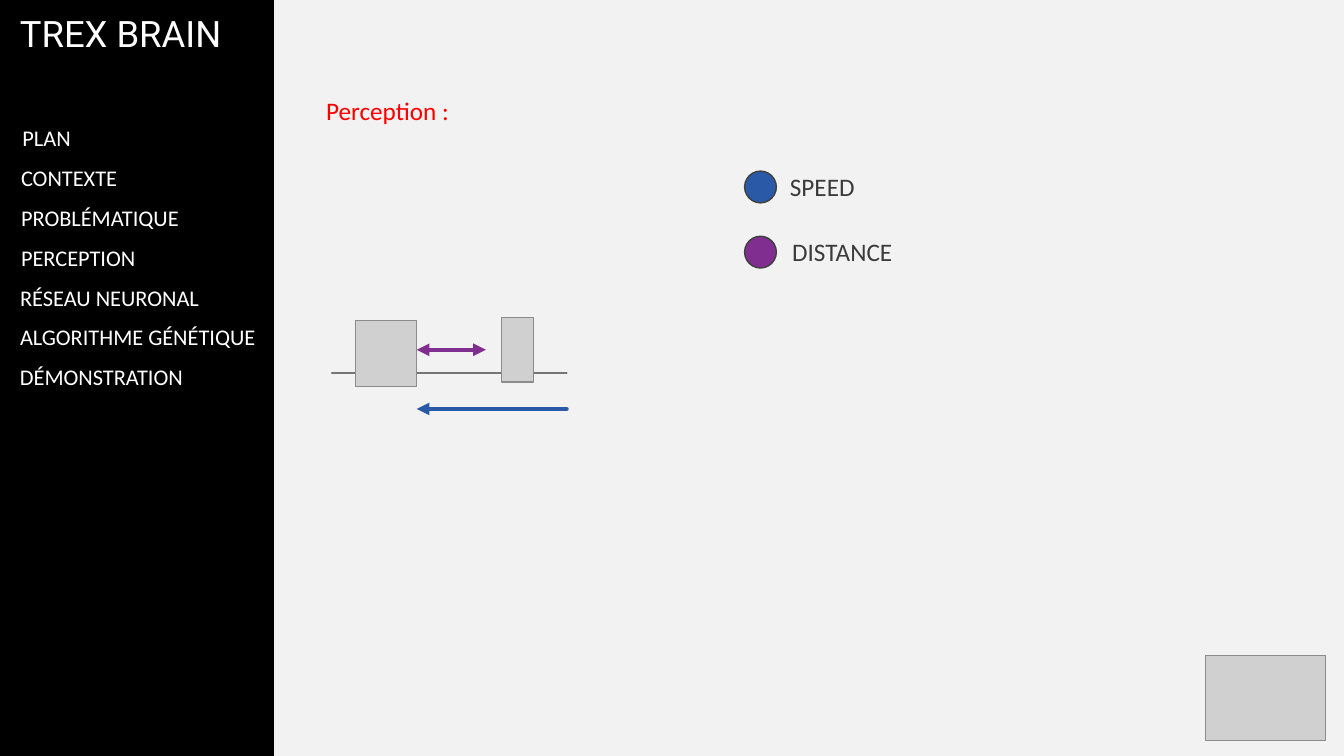
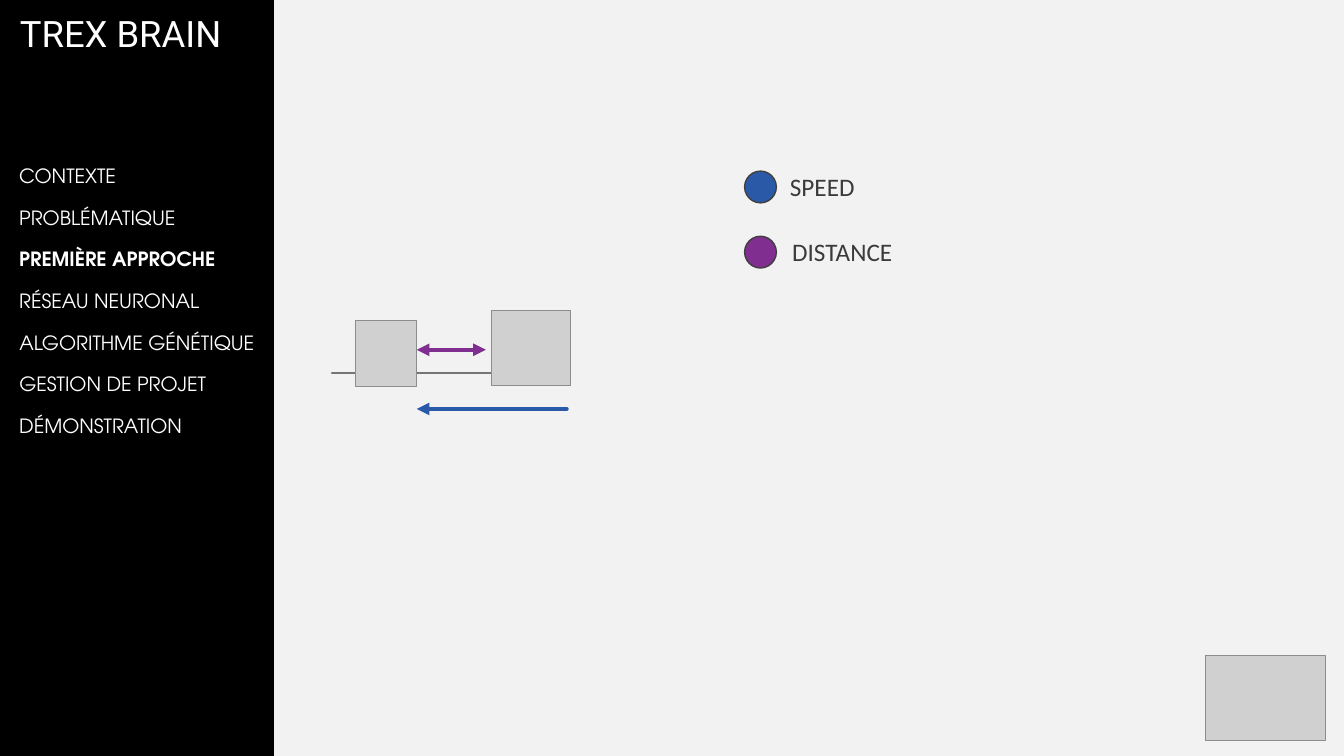
Before and after one commit to corbienassisdev/TRex-Brain, a slide deck: slide 6 of gesp/soutenance/Soutenance_V02.pptx (slide 7 before the commit). Drawn at 1344x756 pixels with LibreOffice and Linux fonts; fonts in the diff are those of the drawing; grey boxes stand for pictures; background and template pictures are left out. Boxes give left, top, right and bottom in pixels: in the first picture for what was removed or moved away, otherwise in the second. Text is boxed around its words. In the diff, an @@ line names an element or a change of style, - is before the commit and + after.

```diff
--- a/gesp/soutenance/Soutenance_V02.pptx
+++ b/gesp/soutenance/Soutenance_V02.pptx
@@ text removed at (326, 102, 436, 124) @@
-Perception :
@@ text removed at (22, 131, 70, 146) @@
-PLAN
@@ size 16 to 14 pt, font Calibri to TeX Gyre Adventor in 5 elements at (19, 289, 199, 309), (19, 331, 254, 351), (19, 206, 175, 226), (19, 414, 182, 434), (19, 168, 116, 184) @@
@@ text added at (19, 246, 215, 267), 14 pt, text #FFFFFF, bold @@
+PREMIÈRE APPROCHE
@@ text removed at (21, 251, 135, 266) @@
-PERCEPTION
@@ picture added at (492, 311, 572, 386) @@
@@ picture removed at (501, 318, 533, 382) @@
@@ text added at (19, 376, 206, 392), 14 pt, text #FFFFFF @@
+GESTION DE PROJET
@@ text "DÉMONSTRATION": place and size @@
-text "DÉMONSTRATION" at (20, 366, 183, 385)
+text "DÉMONSTRATION" at (19, 414, 182, 434)
```
Also in this commit, not shown: 22 other slides changed, 2 slides added, 1 slide removed, 5 other files.
